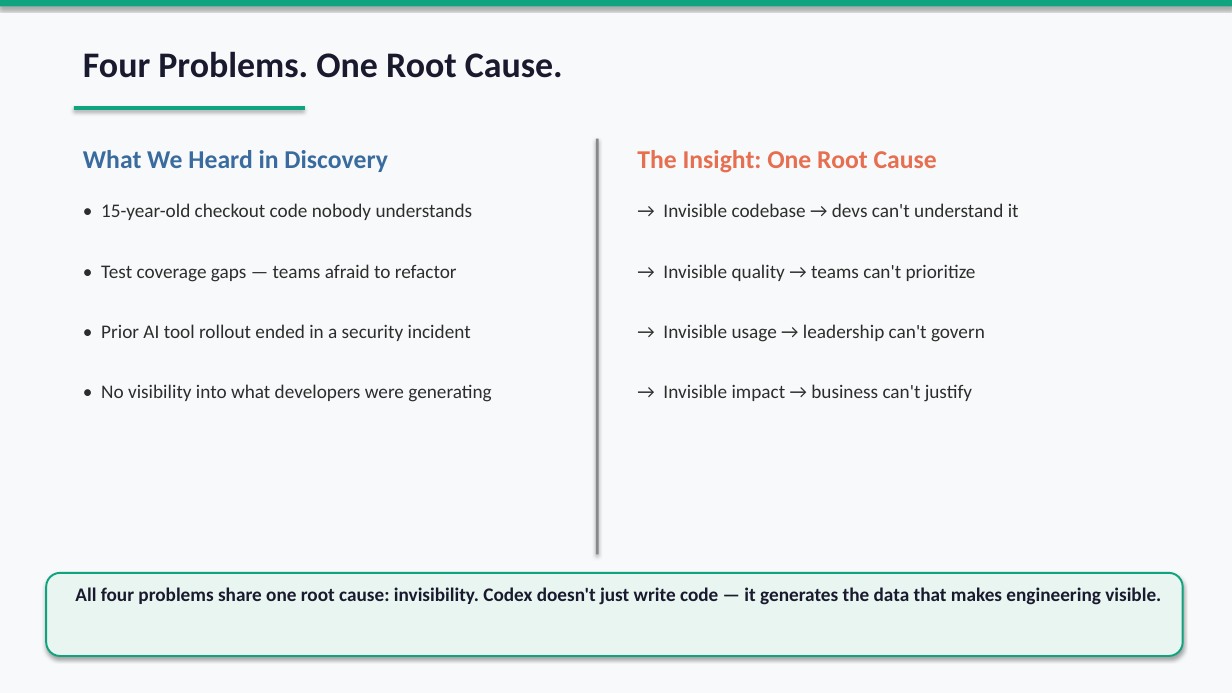
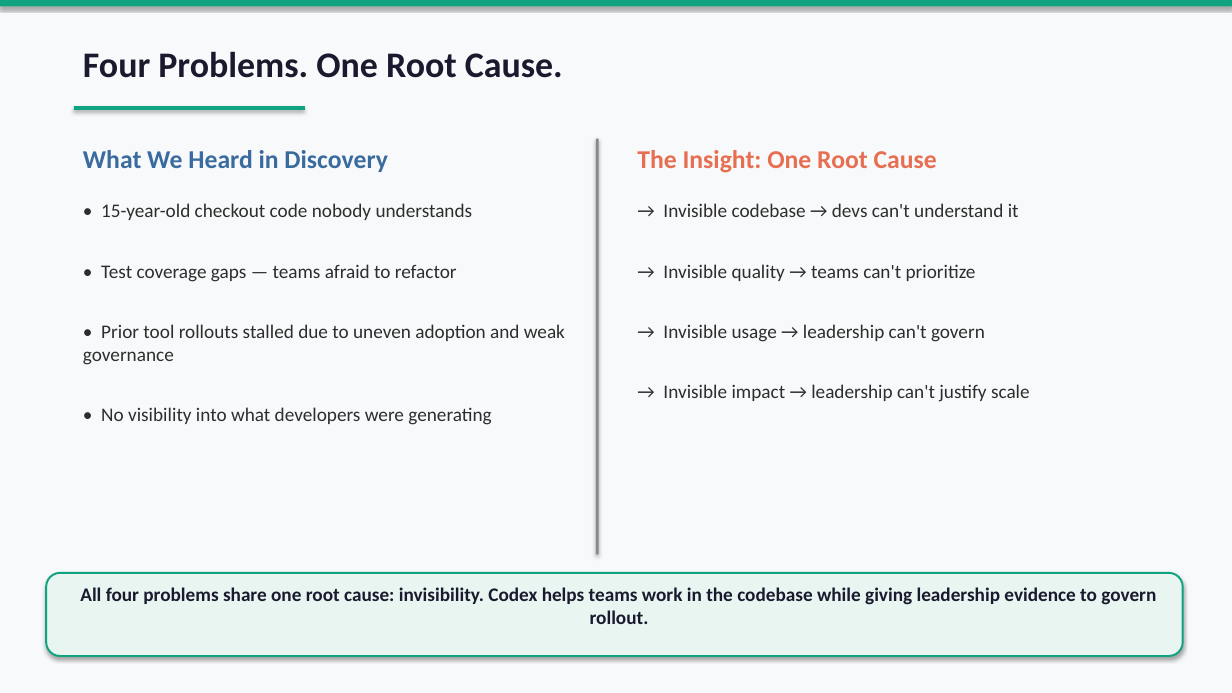
Before and after one commit to pretendhome/enablement, a slide deck: slide 2 of codex/codex_enablement_v2.pptx. Drawn at 1232x693 pixels with LibreOffice and Linux fonts; fonts in the diff are those of the drawing. Boxes give left, top, right and bottom in pixels: in the first picture for what was removed or moved away, otherwise in the second. Text is boxed around its words. In the diff, an @@ line names an element or a change of style, - is before the commit and + after.

```diff
--- a/codex/codex_enablement_v2.pptx
+++ b/codex/codex_enablement_v2.pptx
@@ text at bbox=[83, 324, 565, 365]: text changed @@
-• Prior AI tool rollout ended in a security incident
+• Prior tool rollouts stalled due to uneven adoption and weak governance
@@ text at bbox=[663, 384, 1030, 402]: text changed @@
-→ Invisible impact → business can't justify
+→ Invisible impact → leadership can't justify scale
@@ text at bbox=[80, 587, 1156, 624]: text changed @@
-All four problems share one root cause: invisibility. Codex doesn't just write code — it generates the data that makes engineering visible.
+All four problems share one root cause: invisibility. Codex helps teams work in the codebase while giving leadership evidence to govern rollout.
```
Also in this commit, not shown: 6 other slides changed, 5 other files.
